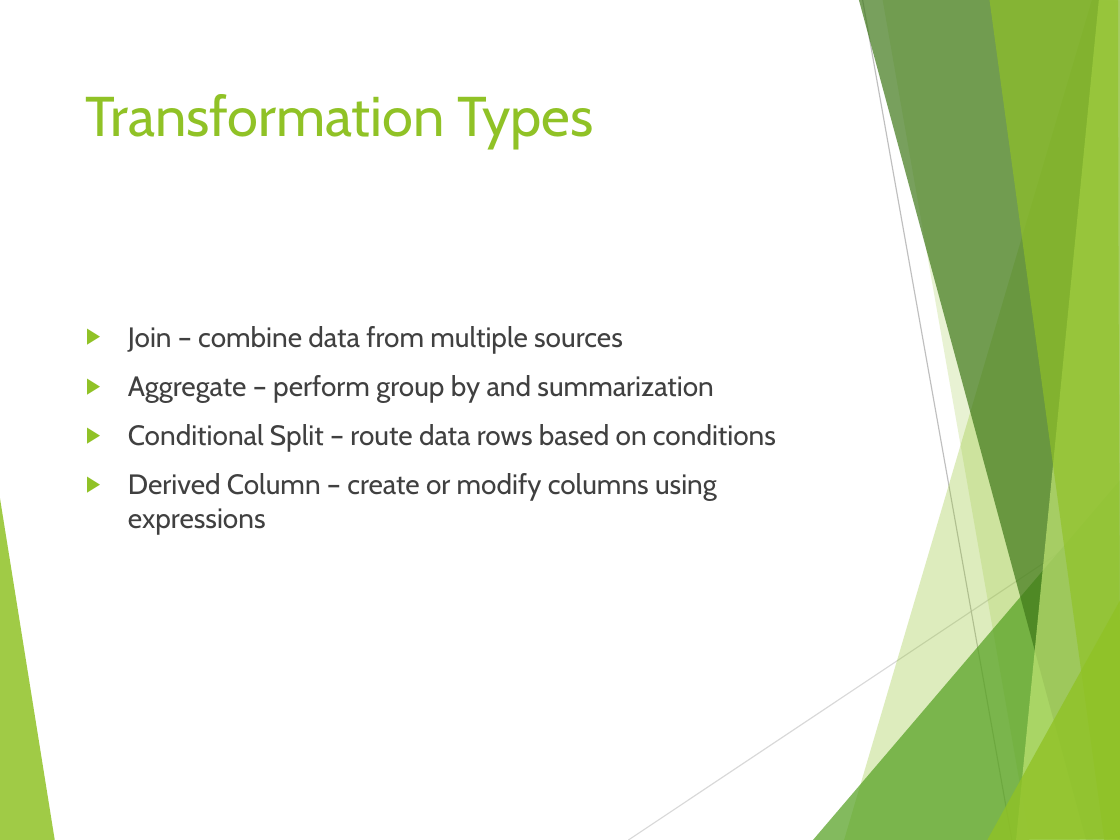
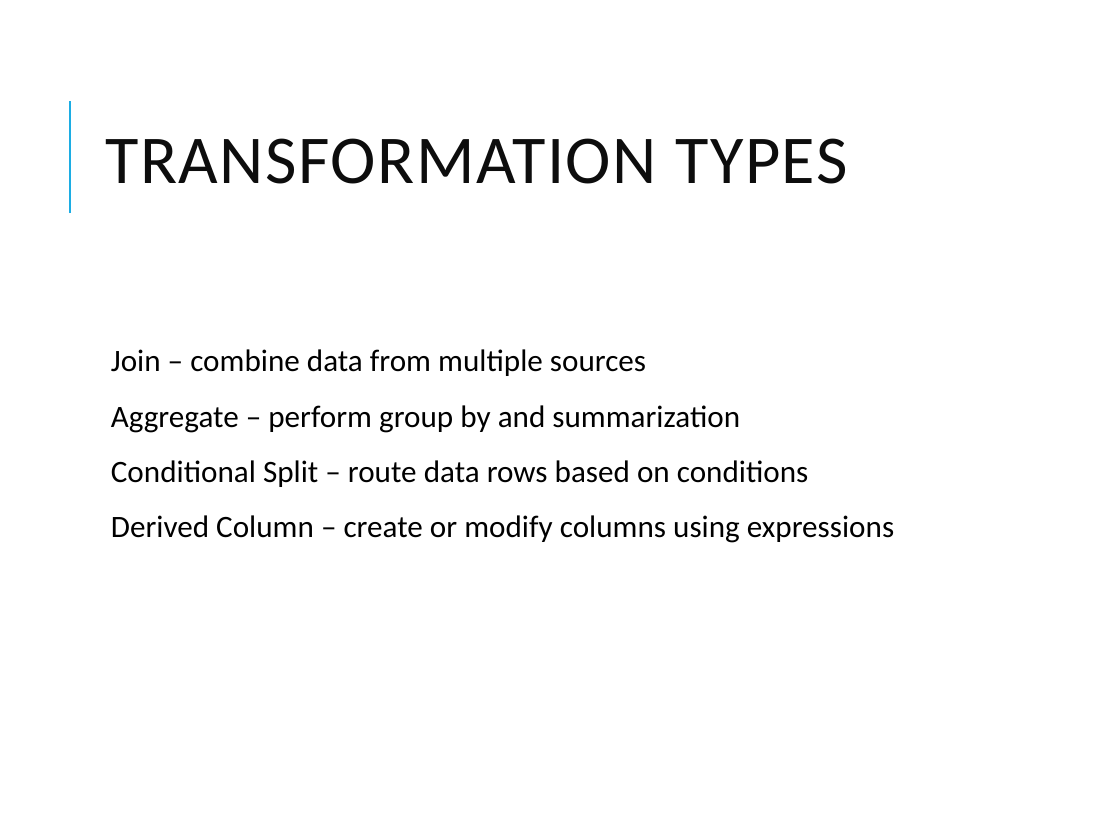
Before and after one commit to vivek1570/DE-Content-WithSnowflakes, a slide deck: slide 4 of Week-1/Day-4/ADF_Advanced_Concepts.pptx (slide 3 before the commit). Drawn at 1120x840 pixels with LibreOffice and Linux fonts; fonts in the diff are those of the drawing. Boxes give left, top, right and bottom in pixels: in the first picture for what was removed or moved away, otherwise in the second. Text is boxed around its words. In the diff, an @@ line names an element or a change of style, - is before the commit and + after.

```diff
--- a/Week-1/Day-4/ADF_Advanced_Concepts.pptx
+++ b/Week-1/Day-4/ADF_Advanced_Concepts.pptx
@@ title "TRANSFORMATION TYPES" at (105,138,847,184): vertical alignment top to middle @@
@@ line added from (69, 213) to (69, 101), #1CADE4 1.5 pt @@
@@ title at (105,138,847,184): text changed; size 36 to 44 pt; font Cabin to Calibri; text colour #90C226 to #0D0D0D @@
-Transformation Types
+TRANSFORMATION TYPES
@@ text "Join – combine data from ...": place and size @@
-text "Join – combine data from ..." at (128,326,776,534)
+text "Join – combine data from ..." at (111,349,894,543)
@@ text "Join – combine data from ..." at (111,349,894,543): size 18 to 20 pt, font Cabin to Calibri, text colour #404040 to #000000; bullet ▶ to  ; line spacing 1 to 0.9; more space between paragraphs; bullet colour #90C226 to #1CADE4 @@
@@ group removed at (0,0,1120,840): 8 freeform shapes, 2 lines @@
```
Also in this commit, not shown: 9 other slides changed, 2 slides added, 20 other files.
